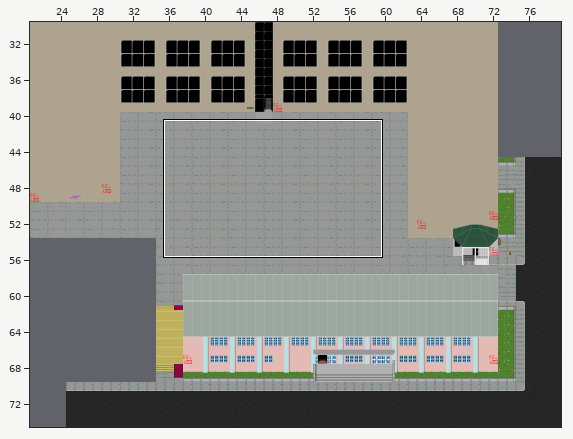
One commit to this Tiled map (JSON): zw-map/maps/outside.json. The picture above shows the old version from afar; the outline marks the close-up.
Close-up. As it was:
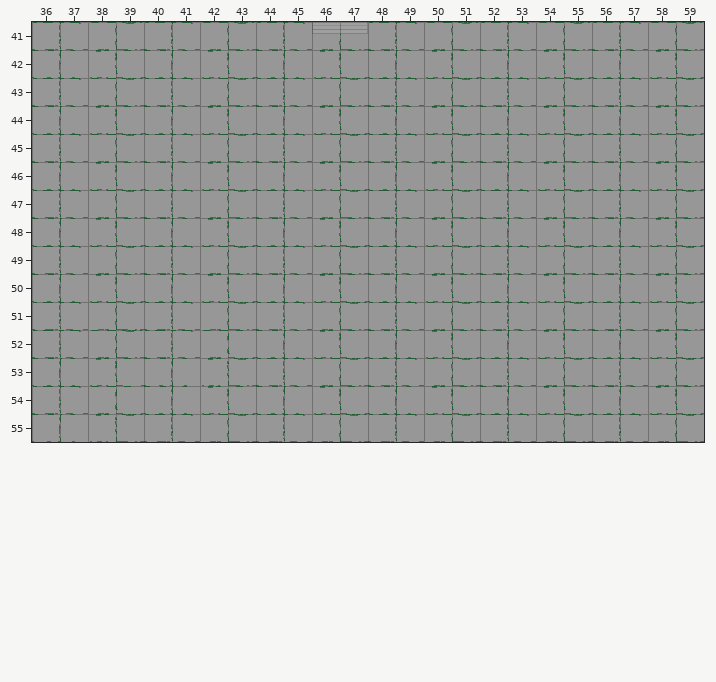
Cells are 32x32 px. Shown: x 36..59, y 41..55. Not drawn, because the pictures are missing: unchanged layers "honkys car", "honkys car exit", "honkys-car-entry-point".
And afterwards:
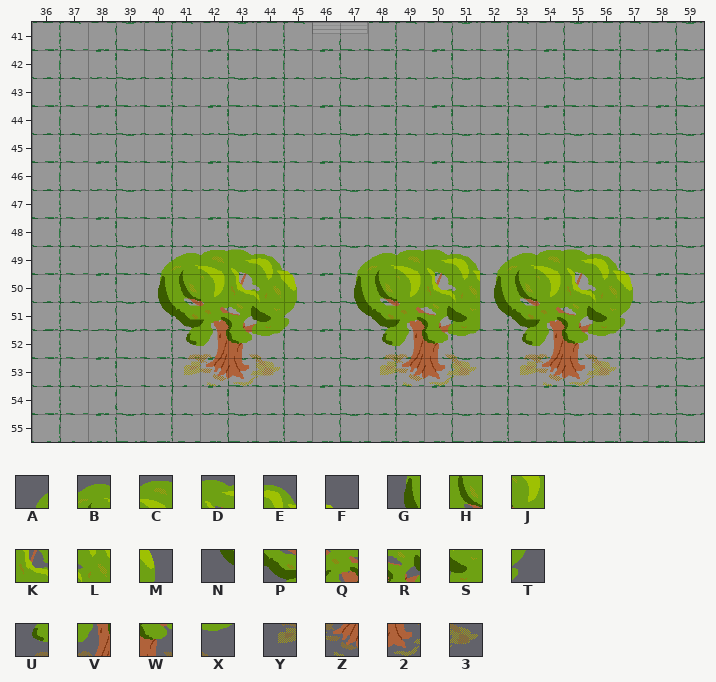
Key: from "outside": A 58, B 59, C 60, D 61, E 62, F 63, G 90, H 91, J 92, K 93, L 94, M 95, N 122, P 123, Q 124, R 125, S 126, T 127, U 155, V 156, W 157, X 158, Y 187, Z 188, 2 189, 3 190.
_ is an empty cell, . an unchanged one.
The author wrote: trees on the yard
Changes in this commit:
--- layer "collision haus a 2"
@@ x 40..57 @@
-49 ______.___________
-50 ______.___________
-51 ______.___________
-52 .____...____.____.
-53 .____...____.____.
+49 ABCDEF.ABCDEABCDEF
+50 GHJKLM.GHJKLGHJKLM
+51 NPQRST.NPQRSNPQRST
+52 .UVWX...UVWX.UVWX.
+53 .YZ23...YZ23.YZ23.
Boxes around the changes in both close-ups, in picture pixels (x1, y1, x2, y2):
added: (158, 249, 297, 386)
added: (354, 249, 633, 386)
